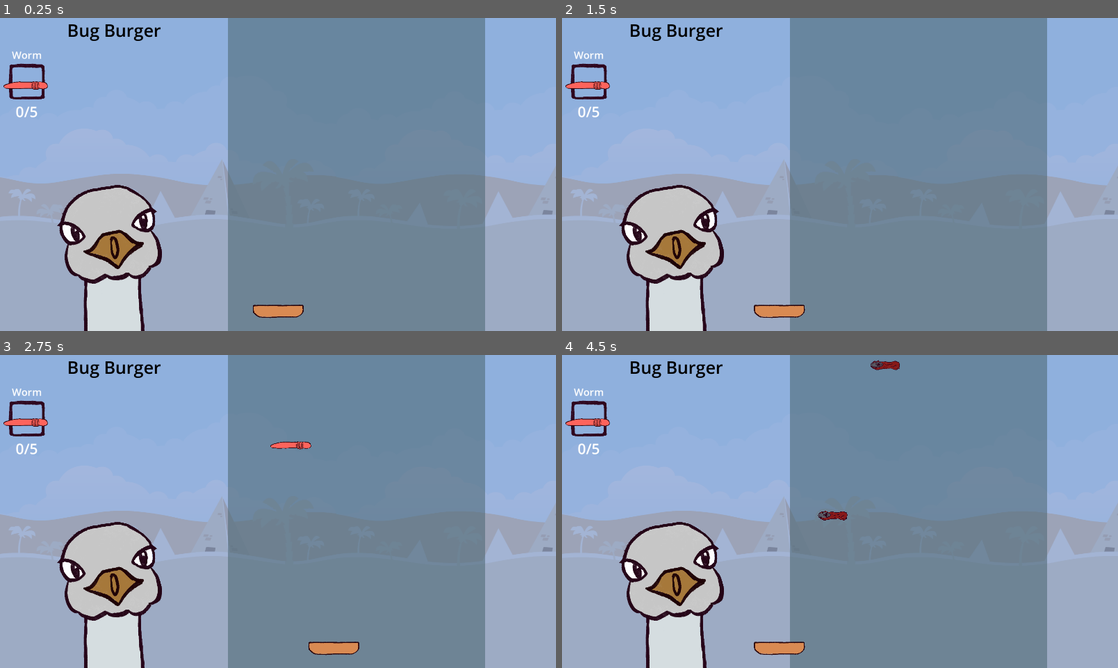
Above: before the commit, frames 1-4 (two rows, left to right).
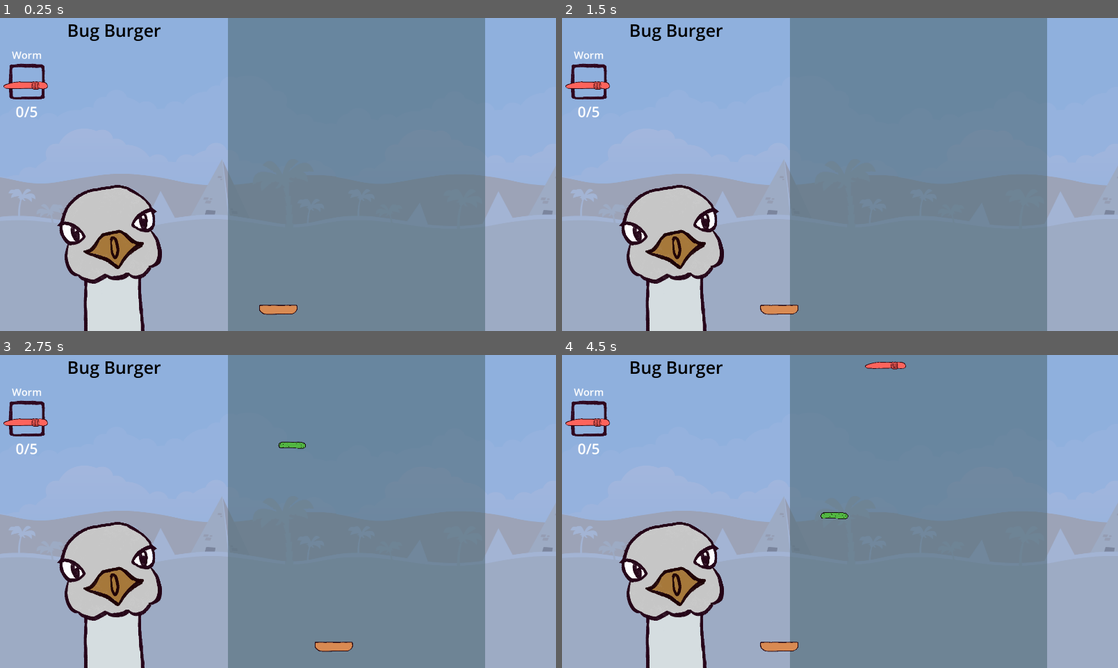
Above: after the commit, the same moments.

Repository: SirLich/funky-drive-through
Game: Godot game, scene res://game.tscn
Same seed, same stepped clock (60 frames per second), same inputs: the game is played once before the commit and once after it.
Inputs (mouse positions are in pixels of both pictures, inside the frame that each line leads up to):
- Up to frame 1 (0.25 s): no input
- Up to frame 2 (1.5 s): tap Enter at 0.5 s; move the mouse to (962, 158) at 0.52 s; tap Space at 1.25 s; move the mouse to (728, 190) at 1.27 s
- Up to frame 3 (2.75 s): tap Enter at 2 s; move the mouse to (333, 442) at 2.02 s
- Up to frame 4 (4.5 s): move the mouse to (812, 574) at 2.77 s; move the mouse to (1006, 558) at 3.52 s; move the mouse to (673, 464) at 4.27 s

The runs differ from the first frame. In frame 1, 0.2% of the frame differs, in the area x 45-55%, y 91-96%; in frame 2, 0.2%; in frame 3, 0.4%; in frame 4, 0.5%, in the area x 34-62%, y 1-96%.

Commit message:
Add buns

Diff:
--- a/dropper.gd
+++ b/dropper.gd
@@ -8,6 +8,9 @@
 
 var good_items : Array[ItemType]
 var bad_items : Array[ItemType]
+
+@export var bun_chance = 0.1
+@export var good_chance = 0.3
 
 func prepare_for_recipe(recipe: Recipe):
 	good_items.clear()
@@ -31,11 +34,13 @@
 	$Timer.wait_time = randf_range(drop_time_min, drop_time_max)
 
 func get_random_item():
-	# TODO: Add a bias here so we can decide how many good items vs bad items
-	if randf() > 0.5:
+	if randf() < bun_chance:
+		return Global.top_bun
+
+	if randf() < good_chance:
 		return good_items.pick_random()
-	else:
-		return bad_items.pick_random()
+
+	return bad_items.pick_random()
 
 func drop_item():
 	var item = get_random_item()
--- a/game.gd
+++ b/game.gd
@@ -43,3 +43,4 @@
 	food_counts.clear()
 	for item in Global.all_items:
 		food_counts[item] = 0
+	food_counts[Global.top_bun] = 0
--- a/global.gd
+++ b/global.gd
@@ -2,7 +2,7 @@
 
 # TODO: This could be generated...
 @export var all_items : Array[ItemType]
-
+@export var top_bun : ItemType
 signal item_collected(item : ItemType)
 signal bad_item_collected(item : ItemType, count : int)
 signal good_item_collected(item : ItemType, count : int)
--- a/global.tscn
+++ b/global.tscn
@@ -1,10 +1,12 @@
-[gd_scene load_steps=5 format=3 uid="uid://bgacmnld10nyd"]
+[gd_scene load_steps=6 format=3 uid="uid://bgacmnld10nyd"]
 
 [ext_resource type="Script" path="res://global.gd" id="1_c0auo"]
 [ext_resource type="Resource" uid="uid://y3g8isvibqsa" path="res://item_types/can.tres" id="2_we04m"]
 [ext_resource type="Resource" uid="uid://l2kx6vi2yus8" path="res://item_types/worm.tres" id="3_elvlt"]
 [ext_resource type="Resource" uid="uid://bpdphbdmki6ua" path="res://item_types/pickle.tres" id="4_tm8b5"]
+[ext_resource type="Resource" uid="uid://du5eoiqtbpdd4" path="res://item_types/bread_top.tres" id="5_drngt"]
 
 [node name="Global" type="Node"]
 script = ExtResource("1_c0auo")
 all_items = Array[Resource("res://item_type.gd")]([ExtResource("2_we04m"), ExtResource("3_elvlt"), ExtResource("4_tm8b5")])
+top_bun = ExtResource("5_drngt")
--- a/item_types/bread_bottom.tres
+++ b/item_types/bread_bottom.tres
@@ -8,4 +8,4 @@
 icon = ExtResource("1_0io87")
 color = Color(0.85098, 0.541176, 0.321569, 1)
 name = "Bread Bottom"
-scale_factor = 2.0
+scale_factor = 1.5
--- a/item_types/bread_top.tres
+++ b/item_types/bread_top.tres
@@ -8,3 +8,4 @@
 icon = ExtResource("1_frteb")
 color = Color(0.854902, 0.6, 0.317647, 1)
 name = "Bread Top"
+scale_factor = 1.5
